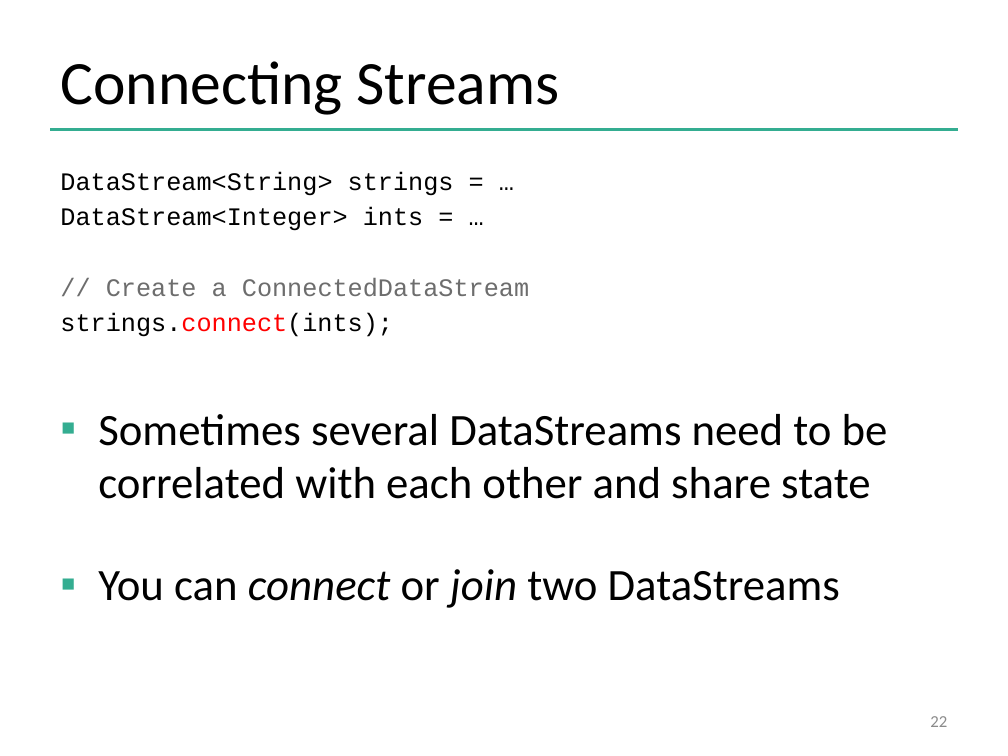
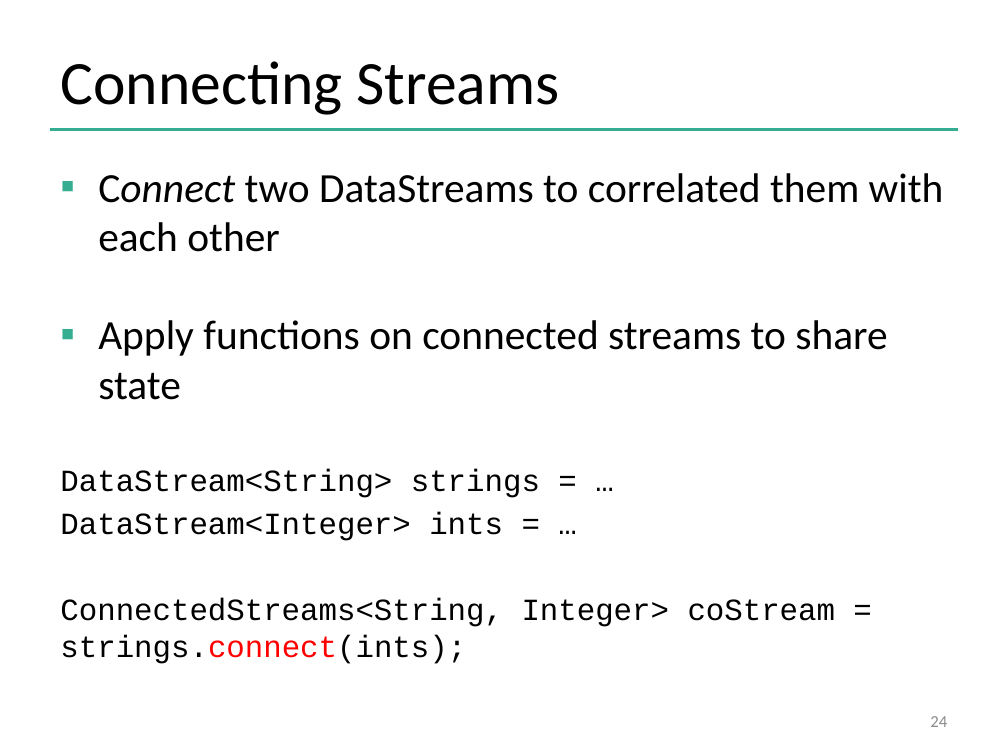
Before and after one commit to dataArtisans/flink-training-web, a slide deck: slide 24 of slides/flink_stream_advanced.pptx (slide 22 before the commit). Drawn at 1008x756 pixels with LibreOffice and Linux fonts; fonts in the diff are those of the drawing; background and template pictures are left out. Boxes give left, top, right and bottom in pixels: in the first picture for what was removed or moved away, otherwise in the second. Text is boxed around its words. In the diff, an @@ line names an element or a change of style, - is before the commit and + after.

```diff
--- a/slides/flink_stream_advanced.pptx
+++ b/slides/flink_stream_advanced.pptx
@@ text at (98, 173, 944, 400): text changed; size 32 to 29.6 pt @@
-▪ Sometimes several DataStreams need to be correlated with each other and share state
-▪ You can connect or join two DataStreams
+▪ Connect two DataStreams to correlated them with each other
+▪ Apply functions on connected streams to share state
@@ text "DataStream<String> strings = …": place and size @@
-text "DataStream<String> strings = …" at (60, 171, 529, 337)
+text "DataStream<String> strings = …" at (60, 469, 836, 664)
@@ text at (60, 469, 540, 541): size 18 to 22 pt in "DataStream<String> strings = …", "DataStream<Integer> ints = …" @@
@@ text at (60, 598, 836, 664): text changed; size 18 to 22 pt; text colour #6D6D6D to #000000 @@
-// Create a ConnectedDataStream
-strings.connect(ints);
+ConnectedStreams<String, Integer> coStream = strings.connect(ints);
@@ page number at (930, 716, 947, 727): text changed @@
-22
+24
```
Also in this commit, not shown: 20 other slides changed, 2 slides added, 6 slides removed, 26 other files.
